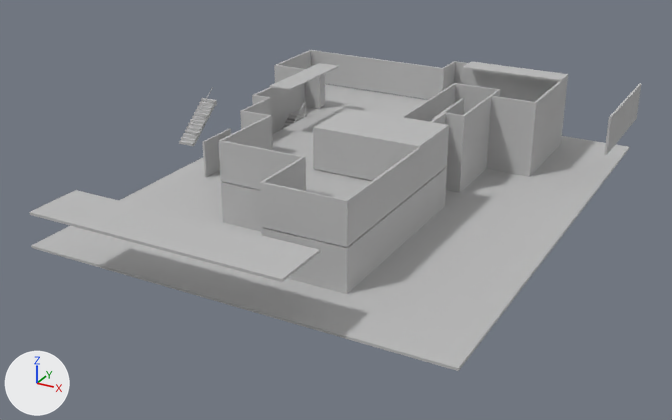
The OBJ model Assets/Props/building.obj as it was, and as the next commit left it.
Before and after are seen from a camera (50 mm lens) standing at (31.5, -52.6, 29.5) and looking at (-1.4, 7.2, -0.4). The lights are fixed; the arrows at lower left show +X, +Y and +Z. Where no turn or scale is listed for an object, it has been applied to the vertices. Vertices at the same position are counted once.

Names of what the first picture shows: 'building'.
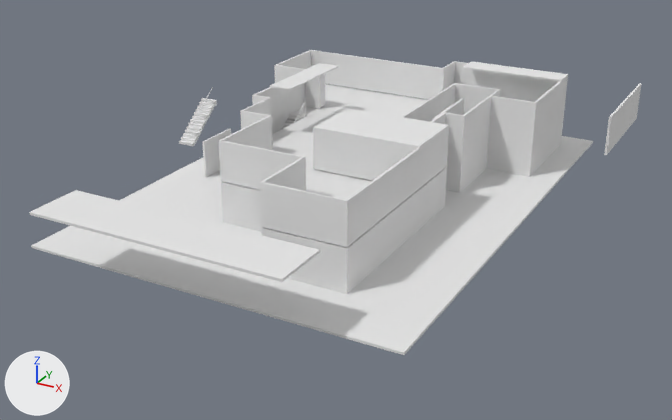
The change, as JSON lines over the scene's bpy script:
```json
{"op": "set", "path": "mat_initialshadinggroup.base_color", "old": "(0.5, 0.5, 0.5)", "new": "(0.8, 0.8, 0.8)", "note": "grey #bcbcbc -> white #e7e7e7"}
{"block": "me_building", "where": "me_building.from_pydata(...)  # 1929 vertices, 1573 faces; spans x -21.0..16.7, y -13.9..31.9, z 0.0..7.8"}
{"block": "me_building", "where": "# used by ob_building; location = (0.0, 0.0, 0.0)"}
{"block": "me_building", "where": "# verts and faces of me_building; kept vertices keep their numbers, new ones are numbered from 1929"}
{"block": "me_building", "where": "# before: 0 (0.0, -10.1, 0.0) at pixel (224, 303), 1 (0.0, -10.1, 0.2) at pixel (223, 300), 2 (-16.9, -10.1, 0.0) at pixel (31, 247), 3 (-16.9, -10.1, 0.2) at pixel (31, 245), 4 (-16.9, 31.9, 0.0)"}
{"block": "me_building", "where": "# before: 5 (-16.9, 31.9, 0.2), 6 (0.0, 31.9, 0.0), 7 (0.0, 31.9, 0.2), 8 (16.1, -10.2, 0.0) at pixel (458, 371), 9 (16.1, -10.2, 0.2) at pixel (458, 368)"}
{"block": "me_building", "where": "# before: 10 (0.0, -10.2, 0.0) at pixel (223, 303), 11 (0.0, -10.2, 0.2) at pixel (223, 300), 12 (0.0, 31.9, 0.0), 13 (16.1, 31.9, 0.0) at pixel (629, 148), 14 (16.1, 31.9, 0.2) at pixel (629, 146)"}
{"block": "me_building", "change": "me_building part 1"}
{"op": "add", "block": "me_building", "code": "delete_vertices([0, 1, *range(6, 15)])  # with the faces that use them"}
{"op": "add", "block": "me_building", "code": "for new, old in zip([*range(1929, 1933)], [*range(2, 6)]): verts[new] = verts[old] + (29.6, 0.0, 0.0)"}
{"op": "add", "block": "me_building", "code": "faces += [(2, 1929, 1930, 3), (4, 5, 1932, 1931), (1929, 1931, 1932, 1930), (3, 1930, 1932, 5), (2, 4, 1931, 1929)]"}
```

Location of each change, [x1, y1, x2, y2] in pixels of the pictures (672 x 420 px):
```json
{"object": "building", "change": "recoloured, reshaped", "before": [29, 50, 641, 371], "after": [29, 50, 641, 355], "on screen": "grey to white"}
{"part": 1, "of": "me_building", "change": "cut back", "before": [31, 136, 630, 371], "after": [31, 136, 593, 355]}
```
